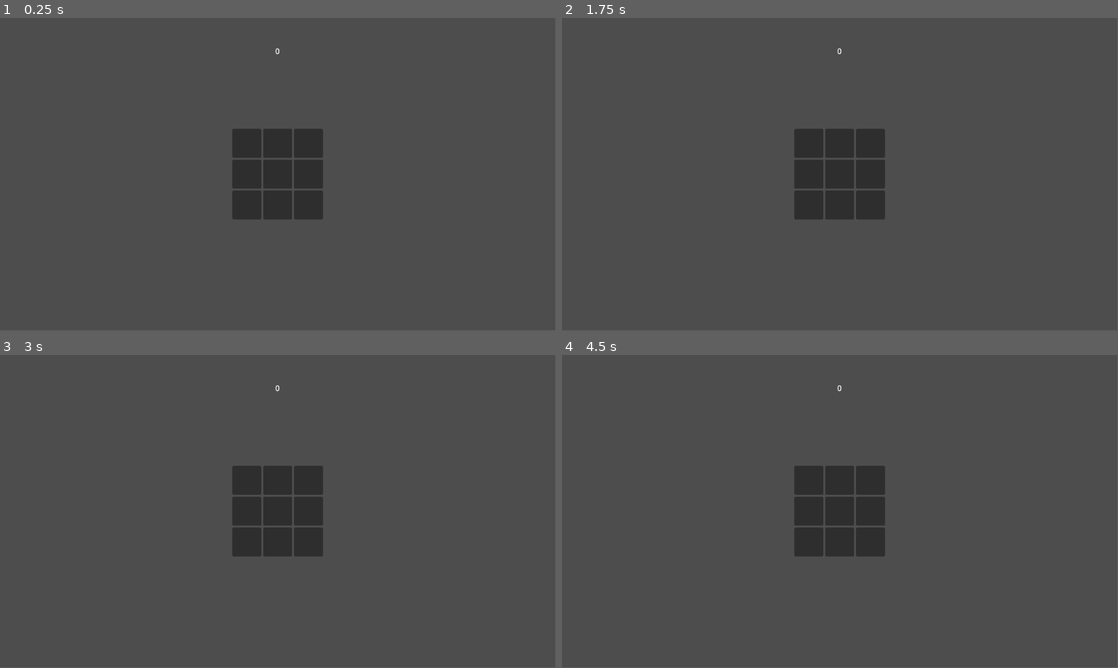
Above: before the commit, frames 1-4 (two rows, left to right).
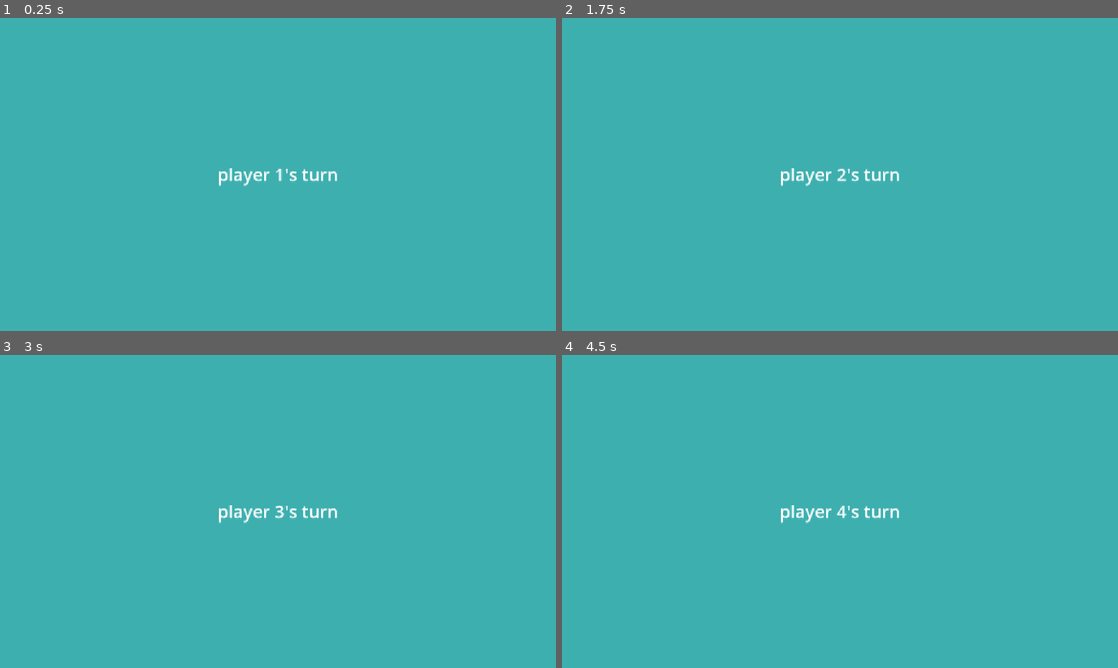
Above: after the commit, the same moments.

Repository: MaxMph/Campfire-dancepad-game
Game: Godot game, scene res://main.tscn
Same seed, same stepped clock (60 frames per second), same inputs: the game is played once before the commit and once after it.
Inputs:
- Up to frame 1 (0.25 s): no input
- Up to frame 2 (1.75 s): tap Enter at 0.5 s; tap Space (ui_select) at 0.6, 0.77, 1.07, 1.25, 1.35, 1.52 s
- Up to frame 3 (3 s): tap Space (ui_select) at 1.82, 2.1, 2.75, 2.85 s; tap Enter at 2 s
- Up to frame 4 (4.5 s): tap Space (ui_select) at 3.02, 3.32, 3.6, 3.77, 4.07, 4.35 s; tap Enter at 4.25 s
In our replay, the window is 799x449 before the commit and 800x450 after it. These sizes can differ from the game's own. Grey fills any space a smaller window leaves; there, only what the larger window draws over its background counts as a difference.

The runs differ from the first frame. In frame 1, 100% of the frame differs, in the area x 0-100%, y 0-100%; in frame 2, 100%; in frame 3, 100%; in frame 4, 100%.

Commit message:
start menu and round /players system

Diff:
--- a/campfire-dancepad-game/main.tscn
+++ b/campfire-dancepad-game/main.tscn
@@ -7,6 +7,10 @@
 [ext_resource type="Resource" uid="uid://dkloinp3tohj4" path="res://scripts/grid_res/goal_pose_2.tres" id="4_272bh"]
 [ext_resource type="Resource" uid="uid://bscsgqmsktnwf" path="res://scripts/grid_res/goal_pose_3.tres" id="5_5vw27"]
 [ext_resource type="Resource" uid="uid://dm1rc7c7g7x0l" path="res://scripts/grid_res/goal_pose_4.tres" id="6_272bh"]
+[ext_resource type="PackedScene" uid="uid://5jwoo43xgdd1" path="res://points.tscn" id="7_5vw27"]
+
+[sub_resource type="LabelSettings" id="LabelSettings_272bh"]
+font_size = 36
 
 [node name="main" type="Node2D" unique_id=1006754745]
 
@@ -14,6 +18,9 @@
 script = ExtResource("1_ig7tw")
 poses = Array[ExtResource("2_7mycd")]([ExtResource("2_0xm2m"), ExtResource("4_272bh"), ExtResource("5_5vw27"), ExtResource("6_272bh")])
 pose = ExtResource("2_0xm2m")
+players = null
+turn = null
+points_ui = ExtResource("7_5vw27")
 
 [node name="CanvasLayer" type="CanvasLayer" parent="." unique_id=366595998]
 
@@ -41,12 +48,14 @@
 columns = 3
 
 [node name="Panel" type="Panel" parent="CanvasLayer/Control/GridContainer" unique_id=1540599157]
+modulate = Color(18.892157, 0, 0, 1)
 custom_minimum_size = Vector2(60, 60)
 layout_mode = 2
 script = ExtResource("3_h2yge")
 grid_cords = Vector2i(1, 3)
 
 [node name="Panel2" type="Panel" parent="CanvasLayer/Control/GridContainer" unique_id=768277502]
+modulate = Color(0.17937116, 0.17937116, 0.17937116, 1)
 custom_minimum_size = Vector2(60, 60)
 layout_mode = 2
 script = ExtResource("3_h2yge")
@@ -94,18 +103,46 @@
 script = ExtResource("3_h2yge")
 grid_cords = Vector2i(3, 1)
 
-[node name="Label" type="Label" parent="CanvasLayer/Control" unique_id=673445138]
+[node name="score" type="HBoxContainer" parent="CanvasLayer/Control" unique_id=1977609590]
 layout_mode = 1
 anchors_preset = 5
 anchor_left = 0.5
 anchor_right = 0.5
 offset_left = -20.0
-offset_top = 57.0
+offset_top = 41.0
 offset_right = 20.0
-offset_bottom = 80.0
+offset_bottom = 81.0
 grow_horizontal = 2
-text = "0"
+theme_override_constants/separation = 40
+alignment = 1
+
+[node name="ColorRect" type="ColorRect" parent="CanvasLayer/Control" unique_id=1341847623]
+visible = false
+layout_mode = 1
+anchors_preset = 15
+anchor_right = 1.0
+anchor_bottom = 1.0
+grow_horizontal = 2
+grow_vertical = 2
+color = Color(0.23921569, 0.6862745, 0.6862745, 1)
+
+[node name="Label" type="Label" parent="CanvasLayer/Control/ColorRect" unique_id=169040659]
+layout_mode = 1
+anchors_preset = 8
+anchor_left = 0.5
+anchor_top = 0.5
+anchor_right = 0.5
+anchor_bottom = 0.5
+offset_left = -21.5
+offset_top = -25.0
+offset_right = 21.5
+offset_bottom = 25.0
+grow_horizontal = 2
+grow_vertical = 2
+text = "p1"
+label_settings = SubResource("LabelSettings_272bh")
 horizontal_alignment = 1
+vertical_alignment = 1
 
 [node name="Node" type="Node" parent="." unique_id=774514042]
 
--- /dev/null
+++ b/campfire-dancepad-game/points.gd
@@ -0,0 +1,17 @@
+extends Control
+
+var points = 0
+
+func _ready() -> void:
+	pass
+
+
+# Called every frame. 'delta' is the elapsed time since the previous frame.
+func _process(delta: float) -> void:
+	pass
+
+func add_points(a: int):
+	points += 1
+	$"points 1".text = str(points)
+	if points >= 6:
+		get_tree().change_scene_to_file("res://ui/main_menu.tscn")
--- /dev/null
+++ b/campfire-dancepad-game/points.tscn
@@ -0,0 +1,17 @@
+[gd_scene format=3 uid="uid://5jwoo43xgdd1"]
+
+[ext_resource type="Script" uid="uid://xrjwjflec7ws" path="res://points.gd" id="1_n31ie"]
+
+[node name="Points" type="Control" unique_id=1914951695]
+layout_mode = 3
+anchors_preset = 15
+anchor_right = 1.0
+anchor_bottom = 1.0
+grow_horizontal = 2
+grow_vertical = 2
+script = ExtResource("1_n31ie")
+
+[node name="points 1" type="Label" parent="." unique_id=27291450]
+layout_mode = 0
+text = "0"
+horizontal_alignment = 1
--- a/campfire-dancepad-game/project.godot
+++ b/campfire-dancepad-game/project.godot
@@ -14,6 +14,11 @@
 run/main_scene="uid://blp8kkxt0unja"
 config/features=PackedStringArray("4.6", "Forward Plus")
 config/icon="res://icon.svg"
+
+[display]
+
+window/stretch/mode="canvas_items"
+window/stretch/aspect="ignore"
 
 [input]
 
--- a/campfire-dancepad-game/scripts/grid.gd
+++ b/campfire-dancepad-game/scripts/grid.gd
@@ -1,24 +1,29 @@
 extends Node
 
-@export var grid_size = 3#Vector2(3, 3)
-#var grid: Array[Vector2i] = []
-var blocked = []#[Vector2i(1,1), Vector2i(1,2), Vector2i(2,2)]
-var points_per = 1
+var grid_size = 3
 
-var points = 0
+var blocked = []
+#var points_per = 1
+
 
 @export var poses: Array[grid_res] = []
 @export var pose: grid_res
 
+@export var players: int = 4
+@export var turn: int = 0
+
+@export var points_ui: PackedScene
+
 var awaiting_input = true
 
-# Called when the node enters the scene tree for the first time.
 func _ready() -> void:
 	reset()
+	turn_intro()
+	for i in players:
+		var new_points = points_ui.instantiate()
+		$"../CanvasLayer/Control/score".add_child(new_points)
 
-# Called every frame. 'delta' is the elapsed time since the previous frame.
 func _process(delta: float) -> void:
-
 	if awaiting_input:
 		check_input()
 
@@ -30,9 +35,24 @@
 		blocked.append(i)
 	show_blocked()
 
+func turn_intro():
+	show_blocked()
+	if turn == players:
+		turn = 0
+		reset()
+	turn += 1
+	$"../CanvasLayer/Control/ColorRect/Label".text = "player " + str(turn) + "'s turn"
+	$"../CanvasLayer/Control/ColorRect".show()
+	await get_tree().create_timer(1.5).timeout
+	$"../CanvasLayer/Control/ColorRect".hide()
+	awaiting_input = true
 
 func rand_pose():
-	pose = poses[randi_range(0, poses.size() - 1)]
+
+	var new_pose = pose
+	while new_pose == pose:
+		new_pose = poses[randi_range(0, poses.size() - 1)]
+	pose = new_pose
 
 func check_input():
 	var hit = null
@@ -55,44 +75,69 @@
 	if Input.is_action_just_pressed("top_right"):
 		hit(Vector2i(3,3))
 
+	if Input.is_action_just_pressed("ui_select"):
+		hit(Vector2i(1, 3))
+
 
 func hit(square):
+	awaiting_input = false
 	var was_blocked = false
 	for i in blocked:
 		if i == square:
 			was_blocked = true
 			print("blocked :(")
+			post_shot(square, 0)
 			break
 		#if was_blocked  == true:
 			#break
 
 	if was_blocked == false:
-		print("goal!")
-		points += points_per
-		$"../CanvasLayer/Control/Label".text = str(points)
+		#print("goal!")
+		#points += 1#points_per
+		#$"../CanvasLayer/Control/score/points 1".text = str(points) #str(points)
+		post_shot(square, 1)
+	#reset()
 
-	reset()
+func post_shot(hit = Vector2i.ZERO, scored = -1):
+
+	#blocked.clear()
+	show_blocked()
+
+	if hit != Vector2i.ZERO:
+		if scored != -1:
+			if scored == 1:
+				print("goal!")
+				$"../CanvasLayer/Control/score".get_child(turn - 1).add_points(1)
+				get_ui_square(hit).modulate = Color(0.0, 18.892, 0.0)
+
+			else:
+				get_ui_square(hit).modulate = Color(18.892, 0.0, 0.0)
+
+		print(get_ui_square(hit).modulate)
+
+	await get_tree().create_timer(1).timeout
+	turn_intro()
+	#reset()
+
+
+
+func get_ui_square(cords: Vector2i):
+	#for i in grid_size:
+		#for x in grid_size:
+			#for z in $"../CanvasLayer/Control/GridContainer".get_children():
+				#if z.grid_cords == Vector2i(x, z)
+
+	for i in $"../CanvasLayer/Control/GridContainer".get_children():
+		if cords == i.grid_cords:
+			return i
 
 func show_blocked():
 	for z in $"../CanvasLayer/Control/GridContainer".get_children():
 		z.modulate = Color.WHITE
 
 	for i in blocked:
+		get_ui_square(i).modulate = Color.BLACK
 		#print("colored")
-		for x in $"../CanvasLayer/Control/GridContainer".get_children():
-			if i == x.grid_cords:
-				x.modulate = Color.BLACK
-	#for i in $"../CanvasLayer/Control/GridContainer".get_children()
-	#for i in 9:
-		#$"../CanvasLayer/Control/GridContainer".get_child(i)
-
-
-	#for i in blocked:
-		#if i ==
-
-#func create_grid():
-	#for x in grid_size:
-		#var grid_array_point = Vector2.ZERO
-		#grid_array_point.x = x
-		#for y in grid_size:
-			#grid_array_point.y = y
+		#for x in $"../CanvasLayer/Control/GridContainer".get_children():
+			#if i == x.grid_cords:
+				#x.modulate = Color.BLACK
--- a/campfire-dancepad-game/scripts/grid_res/square.gd
+++ b/campfire-dancepad-game/scripts/grid_res/square.gd
@@ -1,11 +1,6 @@
 extends Control
 
 @export var grid_cords: Vector2i
-# Called when the node enters the scene tree for the first time.
-func _ready() -> void:
-	pass # Replace with function body.
 
-
-# Called every frame. 'delta' is the elapsed time since the previous frame.
-func _process(delta: float) -> void:
-	pass
+#func hit(blocked = false):
+	#
--- /dev/null
+++ b/campfire-dancepad-game/ui/main_menu.gd
@@ -0,0 +1,15 @@
+extends Control
+
+@export var next_scene: PackedScene
+
+# Called when the node enters the scene tree for the first time.
+func _ready() -> void:
+	pass # Replace with function body.
+
+
+# Called every frame. 'delta' is the elapsed time since the previous frame.
+func _process(delta: float) -> void:
+	if Input.is_action_just_pressed("start") or Input.is_action_just_pressed("ui_select"):
+		$AnimationPlayer.play("click")
+		await $AnimationPlayer.animation_finished
+		get_tree().change_scene_to_packed(next_scene)
--- /dev/null
+++ b/campfire-dancepad-game/ui/main_menu.tscn
@@ -0,0 +1,85 @@
+[gd_scene format=3 uid="uid://bv3d6nbie702g"]
+
+[ext_resource type="Texture2D" uid="uid://b582k4fcdru5m" path="res://art/bg.png" id="1_t7e0r"]
+[ext_resource type="Script" uid="uid://cg8fuqnjqpqcw" path="res://ui/main_menu.gd" id="1_wk0pr"]
+[ext_resource type="Texture2D" uid="uid://d10e7je52tr2q" path="res://art/button.png" id="2_0dkrt"]
+[ext_resource type="PackedScene" uid="uid://blp8kkxt0unja" path="res://main.tscn" id="2_rmr83"]
+
+[sub_resource type="Animation" id="Animation_rmr83"]
+length = 0.001
+tracks/0/type = "value"
+tracks/0/imported = false
+tracks/0/enabled = true
+tracks/0/path = NodePath("TextureRect2:scale")
+tracks/0/interp = 1
+tracks/0/loop_wrap = true
+tracks/0/keys = {
+"times": PackedFloat32Array(0),
+"transitions": PackedFloat32Array(1),
+"update": 0,
+"values": [Vector2(1, 1)]
+}
+
+[sub_resource type="Animation" id="Animation_wk0pr"]
+resource_name = "click"
+length = 0.12
+step = 0.01
+tracks/0/type = "value"
+tracks/0/imported = false
+tracks/0/enabled = true
+tracks/0/path = NodePath("TextureRect2:scale")
+tracks/0/interp = 1
+tracks/0/loop_wrap = true
+tracks/0/keys = {
+"times": PackedFloat32Array(0, 0.06, 0.12),
+"transitions": PackedFloat32Array(1, 1, 1),
+"update": 0,
+"values": [Vector2(1, 1), Vector2(0.8, 0.8), Vector2(1, 1)]
+}
+
+[sub_resource type="AnimationLibrary" id="AnimationLibrary_rmr83"]
+_data = {
+&"RESET": SubResource("Animation_rmr83"),
+&"click": SubResource("Animation_wk0pr")
+}
+
+[node name="main menu" type="Control" unique_id=1147830968]
+layout_mode = 3
+anchors_preset = 15
+anchor_right = 1.0
+anchor_bottom = 1.0
+grow_horizontal = 2
+grow_vertical = 2
+script = ExtResource("1_wk0pr")
+next_scene = ExtResource("2_rmr83")
+
+[node name="TextureRect" type="TextureRect" parent="." unique_id=1546395715]
+layout_mode = 0
+offset_left = -14.0
+offset_top = -25.0
+offset_right = 1168.0
+offset_bottom = 731.48
+texture = ExtResource("1_t7e0r")
+expand_mode = 1
+
+[node name="TextureRect2" type="TextureRect" parent="." unique_id=1292671691]
+layout_mode = 0
+offset_left = 222.0
+offset_top = 451.0
+offset_right = 528.537
+offset_bottom = 581.0
+pivot_offset = Vector2(180, 60)
+texture = ExtResource("2_0dkrt")
+expand_mode = 1
+
+[node name="ColorRect" type="ColorRect" parent="." unique_id=130397832]
+z_index = -1
+layout_mode = 0
+offset_left = -250.0
+offset_top = -185.0
+offset_right = 1483.0
+offset_bottom = 886.0
+color = Color(0.76862746, 0.11372549, 0.050980393, 1)
+
+[node name="AnimationPlayer" type="AnimationPlayer" parent="." unique_id=1579197684]
+libraries/ = SubResource("AnimationLibrary_rmr83")
Binary file added: campfire-dancepad-game/art/bg.png
Not shown, added: campfire-dancepad-game/art/bg.png.import
Binary file added: campfire-dancepad-game/art/button.png
Not shown, added: campfire-dancepad-game/art/button.png.import
Not shown, added: campfire-dancepad-game/points.gd.uid
Not shown, added: campfire-dancepad-game/ui/main_menu.gd.uid
